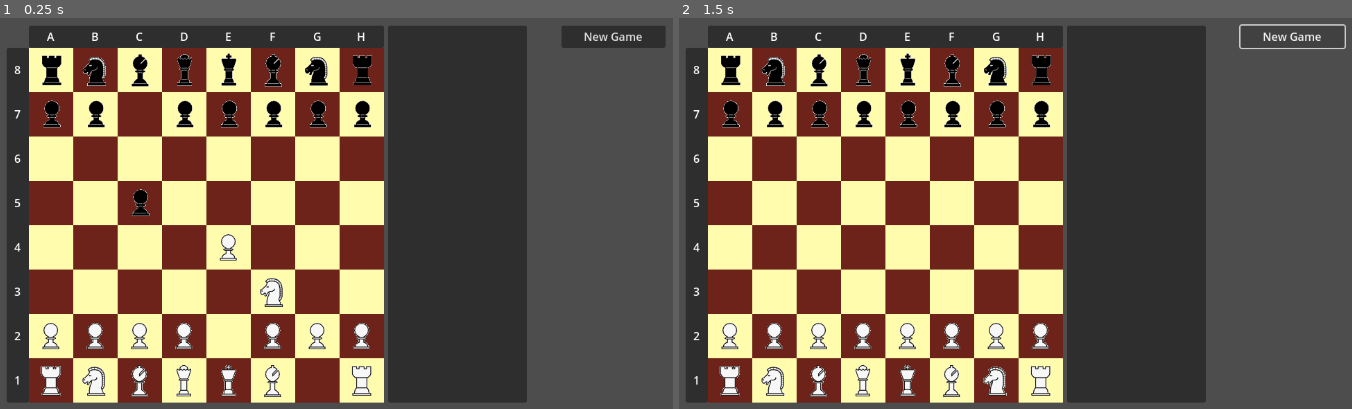
Above: before the commit, frames 1-2 (left to right).
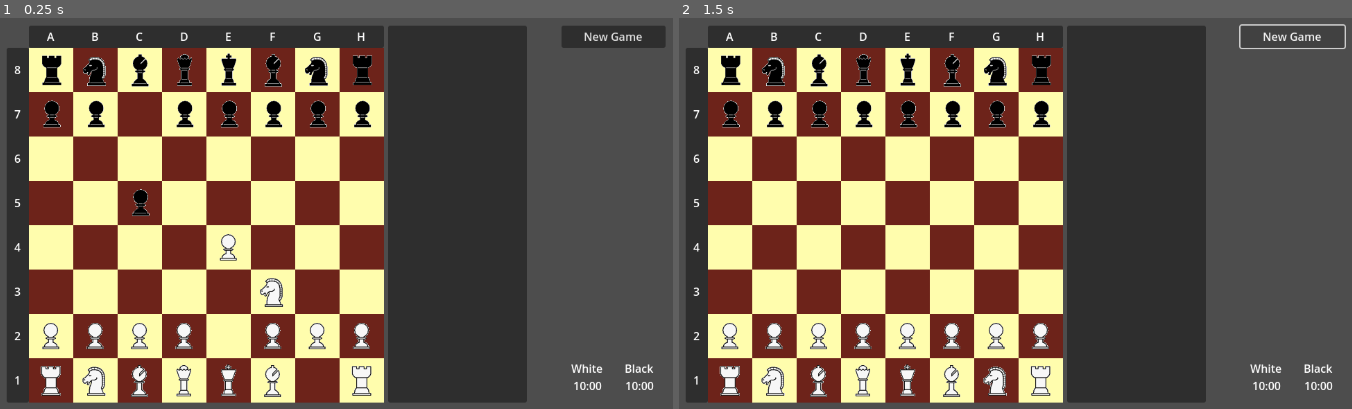
Above: after the commit, the same moments.

Repository: jsmrcina/gchess
Game: Godot game, scene res://scenes/main.tscn
Two runs of this game, one before a commit and one after it. Both use one fixed random seed, a clock stepped at 60 frames per second and the inputs below.
Inputs:
- Up to frame 1 (0.25 s): no input
- Up to frame 2 (1.5 s): click "New Game" at 0.5 s; click "New Game" at 1.25 s

The runs differ from the first frame. In frame 1, 0.2% of the frame differs, in the area x 84-98%, y 88-96%; in frame 2, 0.2%.

Commit message:
Add timers

Diff:
--- a/scenes/main.tscn
+++ b/scenes/main.tscn
@@ -187,7 +187,7 @@
 
 [node name="Tile" parent="Board/Tiles" instance=ExtResource("2_yaddp")]
 
-[node name="MoveControl" type="Control" parent="."]
+[node name="UI" type="Control" parent="."]
 layout_mode = 3
 anchors_preset = 0
 offset_left = 600.0
@@ -195,24 +195,68 @@
 offset_right = 1000.0
 offset_bottom = 594.0
 
-[node name="MoveList" type="ItemList" parent="MoveControl"]
+[node name="MoveList" type="ItemList" parent="UI"]
 layout_mode = 0
 offset_right = 200.0
 offset_bottom = 544.0
 focus_mode = 0
 allow_search = false
 
-[node name="Button" type="Button" parent="MoveControl"]
+[node name="Button" type="Button" parent="UI"]
 layout_mode = 0
 offset_left = 250.0
 offset_right = 400.0
 offset_bottom = 32.0
 text = "New Game"
 
+[node name="Clock" type="Control" parent="UI"]
+layout_mode = 3
+anchors_preset = 0
+
+[node name="WhiteClock" type="Label" parent="UI/Clock"]
+layout_mode = 0
+offset_left = 250.0
+offset_top = 500.0
+offset_right = 325.0
+offset_bottom = 540.0
+text = "10:00"
+horizontal_alignment = 1
+vertical_alignment = 1
+
+[node name="WhiteLabel" type="Label" parent="UI/Clock"]
+layout_mode = 0
+offset_left = 250.0
+offset_top = 475.0
+offset_right = 325.0
+offset_bottom = 515.0
+text = "White"
+horizontal_alignment = 1
+vertical_alignment = 1
+
+[node name="BlackClock" type="Label" parent="UI/Clock"]
+layout_mode = 0
+offset_left = 325.0
+offset_top = 500.0
+offset_right = 400.0
+offset_bottom = 540.0
+text = "10:00"
+horizontal_alignment = 1
+vertical_alignment = 1
+
+[node name="BlackLabel" type="Label" parent="UI/Clock"]
+layout_mode = 0
+offset_left = 325.0
+offset_top = 475.0
+offset_right = 400.0
+offset_bottom = 515.0
+text = "Black"
+horizontal_alignment = 1
+vertical_alignment = 1
+
 [node name="PieceManager" type="Node" parent="."]
 script = ExtResource("3_bjd1x")
 
 [node name="MoveGenerator" type="Node" parent="."]
 script = ExtResource("5_68qmr")
 
-[connection signal="pressed" from="MoveControl/Button" to="." method="_on_new_game_button_pressed"]
+[connection signal="pressed" from="UI/Button" to="." method="_on_new_game_button_pressed"]
--- a/systems/MainGame.gd
+++ b/systems/MainGame.gd
@@ -21,6 +21,8 @@
 var full_moves : int = 1
 var last_moved_piece_and_coord : Array = []
 var move_generator
+var start_turn_time : int = -1
+var clock_times : Array[int] = [60 * 10, 60 * 10]
 
 var selected_tile
 var selected_piece
@@ -43,6 +45,8 @@
 			markers[r].append(tileMarker)
 
 	player_turn = $"/root/Globals".PieceColor.WHITE
+	update_clock( $"/root/Globals".PieceColor.WHITE, false)
+	update_clock( $"/root/Globals".PieceColor.BLACK, false)
 
 	initialize_from_fen("rnbqkbnr/pp1ppppp/8/2p5/4P3/5N2/PPPP1PPP/RNBQKB1R b KQkq - 1 2")
 
@@ -60,6 +64,13 @@
 		var bounding_rectangle = Rect2($Board/Tiles.global_position.x, $Board/Tiles.global_position.y, pixel_board_width, pixel_board_height)
 		if bounding_rectangle.has_point(position):
 			handle_click(bounding_rectangle, position)
+
+	if board_enabled:
+		var ran_out_of_time = update_clock(player_turn, false)
+		if ran_out_of_time:
+			board_enabled = false
+			# If we run out of time, the other player wins
+			add_score_to_move_list(get_opposite_color(player_turn))
 
 func start_game():
 	player_turn = $"/root/Globals".PieceColor.WHITE
@@ -108,15 +119,17 @@
 	return false
 
 func add_checkmate_to_move_list():
-
-	var idx = $MoveControl/MoveList.add_item("#")
-	$MoveControl/MoveList.set_item_disabled(idx, true)
-
-	if in_check[0]:
-		idx = $MoveControl/MoveList.add_item("1-0")
+	var idx = $UI/MoveList.add_item("#")
+	$UI/MoveList.set_item_disabled(idx, true)
+
+func add_score_to_move_list(white_wins):
+	if white_wins:
+		var idx = $UI/MoveList.add_item("1-0")
+		$UI/MoveList.set_item_disabled(idx, true)
+
 	else:
-		idx = $MoveControl/MoveList.add_item("0-1")
-	$MoveControl/MoveList.set_item_disabled(idx, true)
+		var idx = $UI/MoveList.add_item("0-1")
+		$UI/MoveList.set_item_disabled(idx, true)
 
 func is_checkmate() -> bool:
 	if !(in_check[0] || in_check[1]):
@@ -127,10 +140,35 @@
 
 	return true
 
+func update_clock(clock_color, turn_over):
+	var current_time = Time.get_ticks_usec()
+	var ran_out_of_time = false
+
+	# We don't start counting until a turn is taken
+	if start_turn_time != -1:
+		var elapsed_time = current_time - start_turn_time
+		var current_remaining_time = clock_times[clock_color] - (elapsed_time / 1000000)
+		if current_remaining_time < 0:
+			current_remaining_time = 0
+			ran_out_of_time = true
+
+		if turn_over:
+			clock_times[clock_color] = current_remaining_time
+
+		var minute = (int)(current_remaining_time / 60)
+		var second = (int)(current_remaining_time % 60)
+		var time = "%02d:%02d" % [minute, second]
+		if clock_color == $"/root/Globals".PieceColor.WHITE:
+			$UI/Clock/WhiteClock.text = time
+		else:
+			$UI/Clock/BlackClock.text = time
+
+	return ran_out_of_time
 
 func flip_turn():
 	if is_checkmate():
 		board_enabled = false
+		add_score_to_move_list(true)
 	else:
 		if player_turn == $"/root/Globals".PieceColor.WHITE:
 			player_turn = $"/root/Globals".PieceColor.BLACK
@@ -139,6 +177,7 @@
 			player_turn = $"/root/Globals".PieceColor.WHITE
 
 		half_moves = half_moves + 1
+		start_turn_time = Time.get_ticks_usec()
 
 func reset_half_moves():
 	half_moves = 0
@@ -158,7 +197,7 @@
 	castling_permission = [true, true, true, true]
 
 func reset_move_list():
-	$MoveControl/MoveList.clear()
+	$UI/MoveList.clear()
 
 func update_markers(valid_moves):
 	reset_markers()
@@ -204,8 +243,8 @@
 	if placed_in_check:
 		final_string += "+"
 
-	var idx = $MoveControl/MoveList.add_item(final_string)
-	$MoveControl/MoveList.set_item_disabled(idx, true)
+	var idx = $UI/MoveList.add_item(final_string)
+	$UI/MoveList.set_item_disabled(idx, true)
 
 func handle_click(boundingRectangle, pos):
 
@@ -273,6 +312,7 @@
 							selected_tile = null
 							selected_piece = null
 							reset_half_moves()
+							update_clock(player_turn, true)
 							flip_turn()
 							found_dest = true
 						elif move_type == MoveGenerator.MoveType.NORMAL_OR_ATTACK and get_opposite_color(
@@ -286,6 +326,7 @@
 							selected_tile = null
 							selected_piece = null
 							reset_half_moves()
+							update_clock(player_turn, true)
 							flip_turn()
 							found_dest = true
 					else:
@@ -300,6 +341,7 @@
 						last_moved_piece_and_coord = [selected_piece, selected_tile]
 						selected_tile = null
 						selected_piece = null
+						update_clock(player_turn, true)
 						flip_turn()
 						found_dest = true
 
